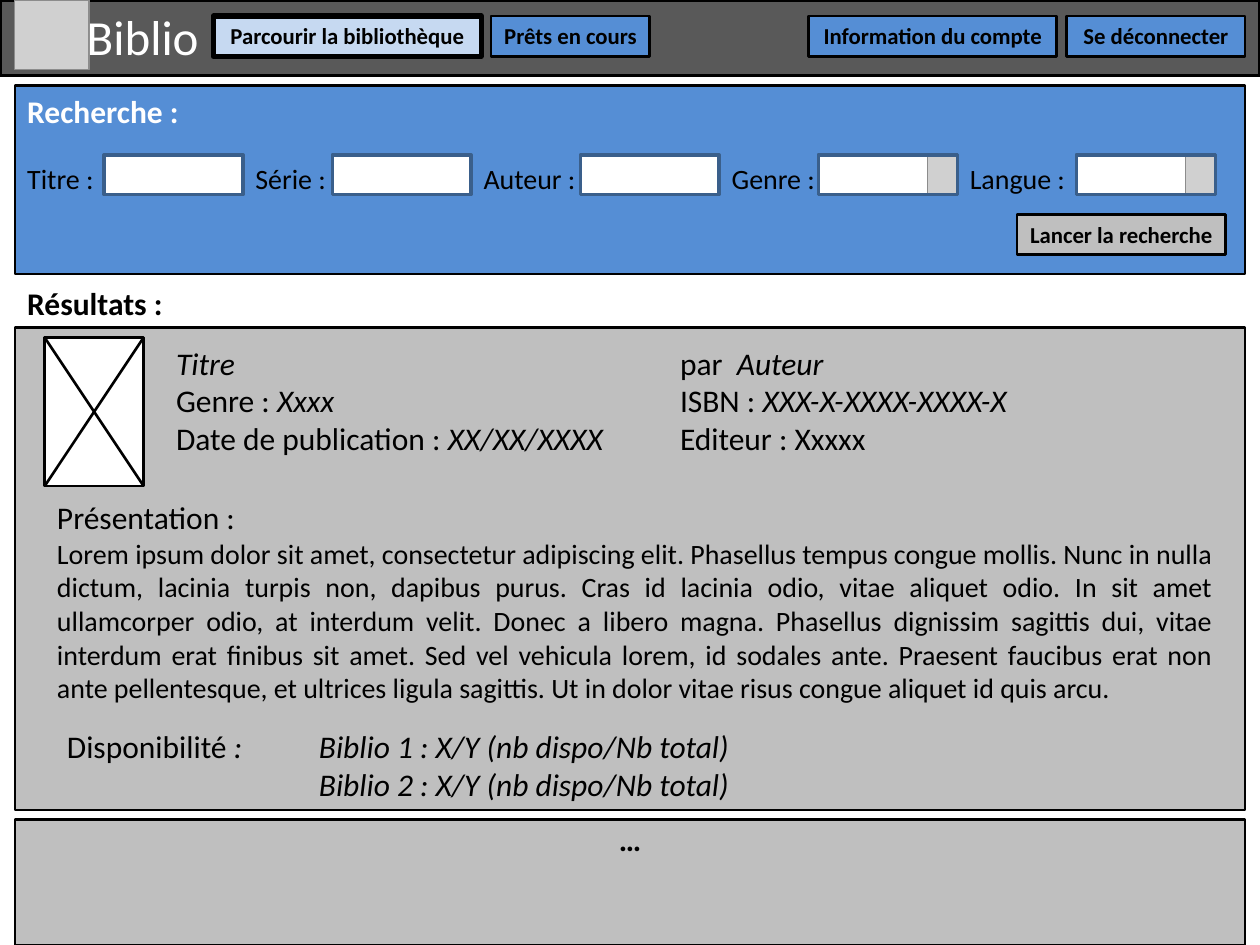
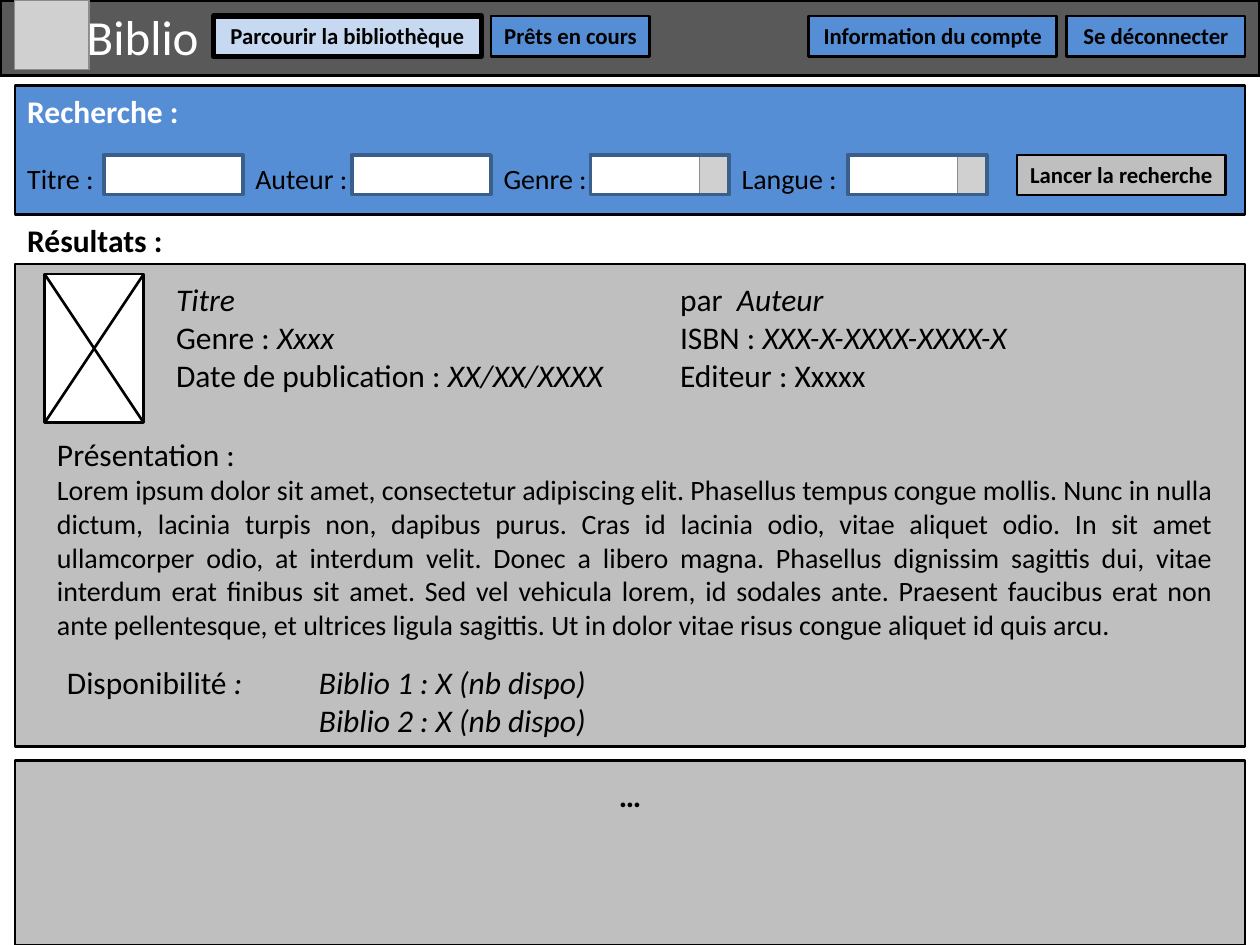
Before and after one commit to MisterSatch59/Projet7, a slide deck: slide 5 of analyse/Wireframes.pptx. Drawn at 1260x945 pixels with LibreOffice and Linux fonts; fonts in the diff are those of the drawing; grey boxes stand for pictures. Boxes give left, top, right and bottom in pixels: in the first picture for what was removed or moved away, otherwise in the second. Text is boxed around its words. In the diff, an @@ line names an element or a change of style, - is before the commit and + after.

```diff
--- a/analyse/Wireframes.pptx
+++ b/analyse/Wireframes.pptx
@@ rectangle: place and size @@
-rectangle at box(15, 86, 1245, 275)
+rectangle at box(15, 86, 1245, 214)
@@ text removed at box(255, 170, 312, 189) @@
-Série :
@@ rectangle removed at box(333, 155, 471, 194) @@
@@ 5 rectangles, 3 texts, 2 pictures: place and size @@
-5 rectangles, 3 texts, 2 pictures at box(484, 155, 1216, 194)
+5 rectangles, 3 texts, 2 pictures at box(255, 155, 988, 194)
@@ rectangle "Lancer la recherche": place and size @@
-rectangle "Lancer la recherche" at box(1017, 214, 1225, 255)
+rectangle "Lancer la recherche" at box(1017, 155, 1225, 195)
@@ 3 texts, 2 rectangles, 2 lines: place and size @@
-3 texts, 2 rectangles, 2 lines at box(15, 293, 1245, 810)
+3 texts, 2 rectangles, 2 lines at box(15, 230, 1245, 747)
@@ text at box(67, 671, 586, 737): text changed @@
-Disponibilité : Biblio 1 : X/Y (nb dispo/Nb total)
-Biblio 2 : X/Y (nb dispo/Nb total)
+Disponibilité : Biblio 1 : X (nb dispo)
+Biblio 2 : X (nb dispo)
@@ rectangle: place and size @@
-rectangle at box(15, 820, 1245, 945)
+rectangle at box(15, 760, 1245, 945)
@@ text "…": place and size @@
-text "…" at box(35, 814, 1226, 864)
+text "…" at box(35, 770, 1226, 820)
```
Also in this commit, not shown: 10 other files.
